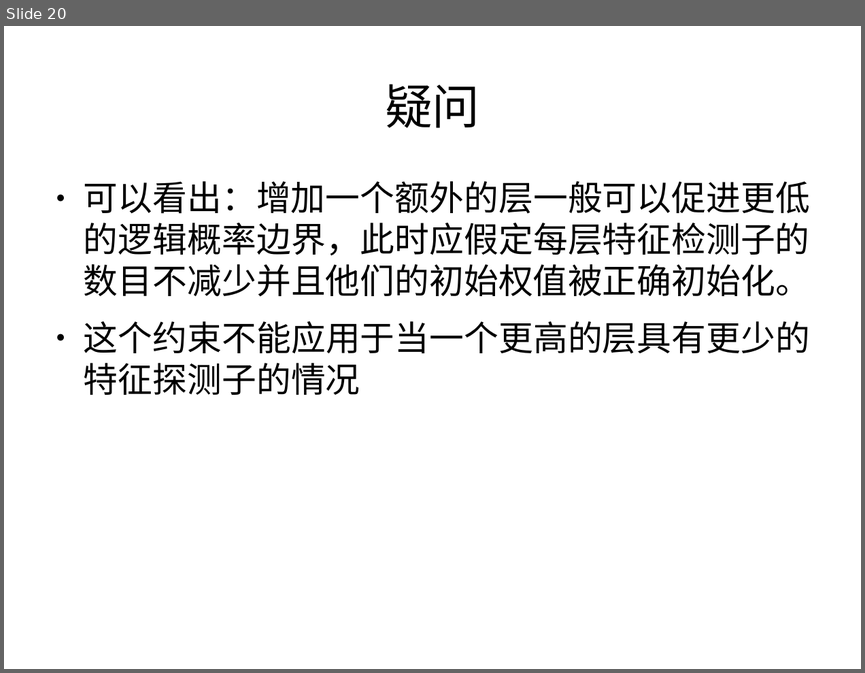
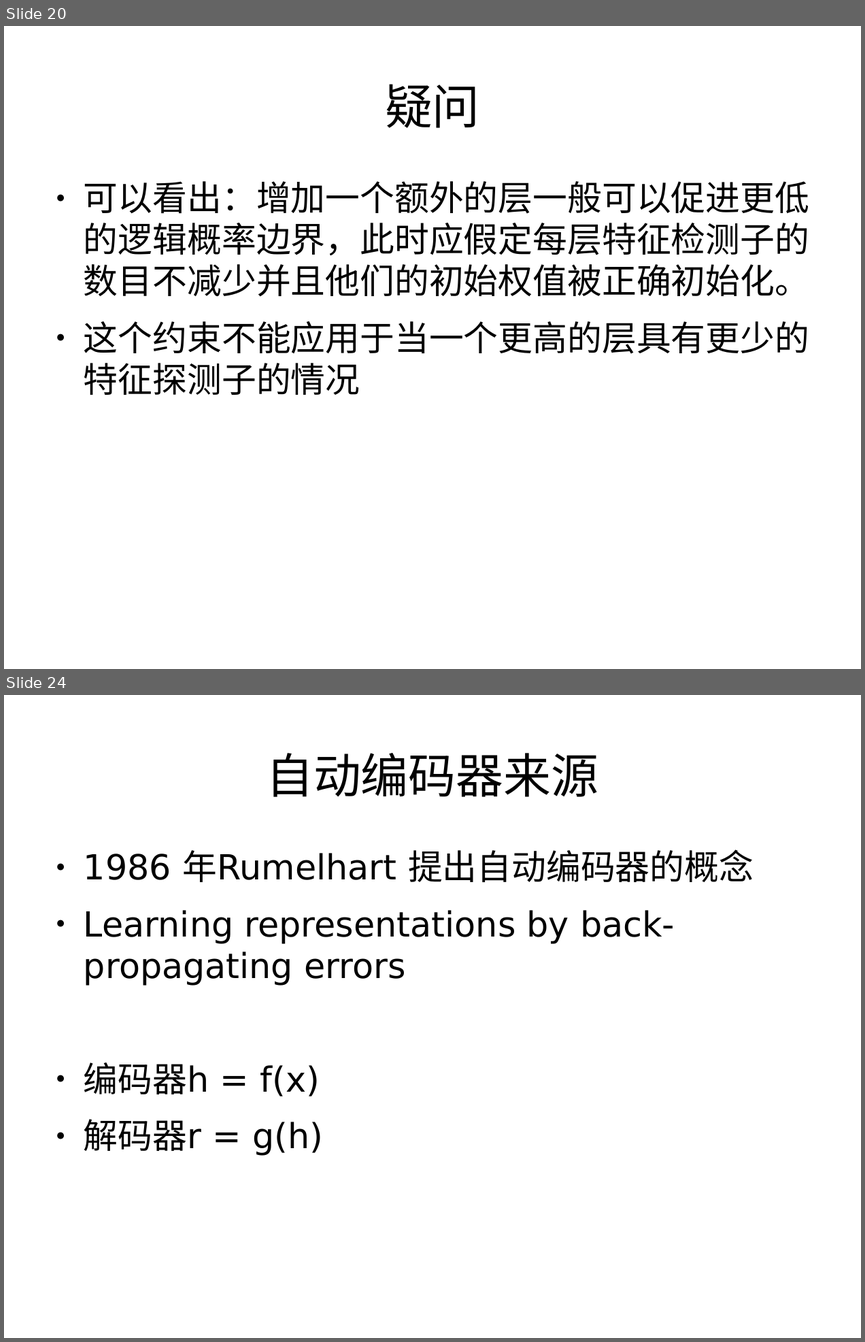
Before and after one commit to Mch233/Mch, a slide deck: work/ｐｐｔ２００６.odp. Shown one above the other, each under a label of ours: slide 20 before the commit, slides 20 and 24 after it; the slides between them are not shown. The pictures are 865x673 and 865x1342 pixels, drawn with LibreOffice and Linux fonts; fonts in the diff are those of the drawing. Boxes give left, top, right and bottom in pixels: in the first picture for what was removed or moved away, otherwise in the second. Text is boxed around its words. In the diff, an @@ line names an element or a change of style, - is before the commit and + after.

```diff
--- a/work/ｐｐｔ２００６.odp
+++ b/work/ｐｐｔ２００６.odp
@@ slide 24 added at [4, 695, 861, 1338], background #FFFFFF @@
@@ title added at [266, 753, 598, 797], 44 pt, text #000000 @@
+自动编码器来源
@@ text added at [84, 849, 753, 1155], 32 pt, text #000000 @@
+● 1986 年Rumelhart 提出自动编码器的概念
+● Learning representations by back-propagating errors
+● 编码器h = f(x)
+● 解码器r = g(h)
```
Also in this commit, not shown: 5 other slides added, 11 other files.
